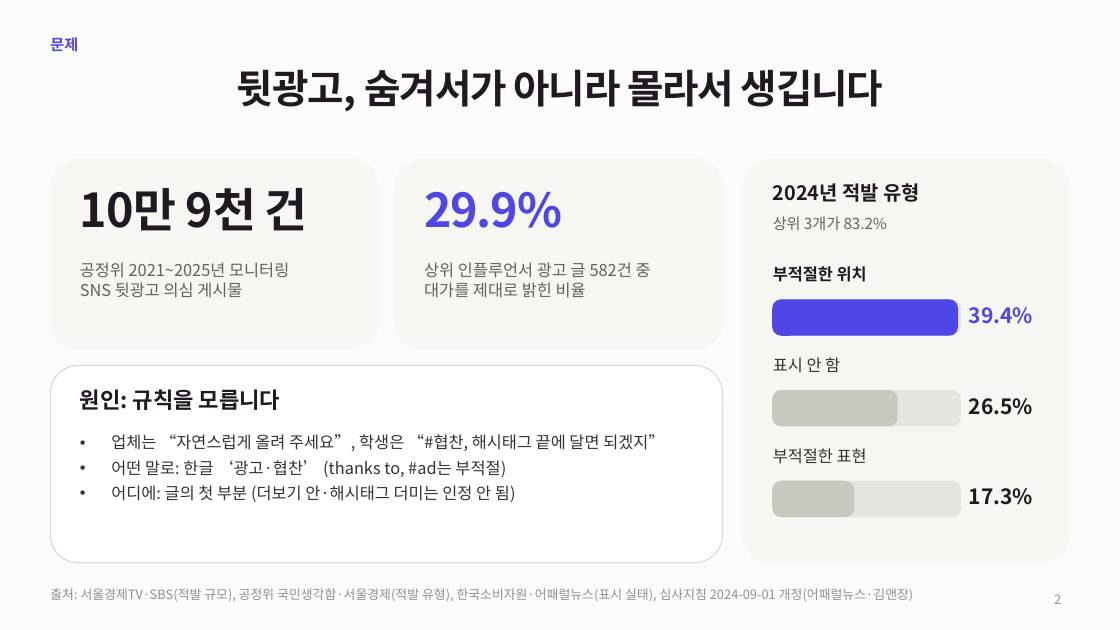
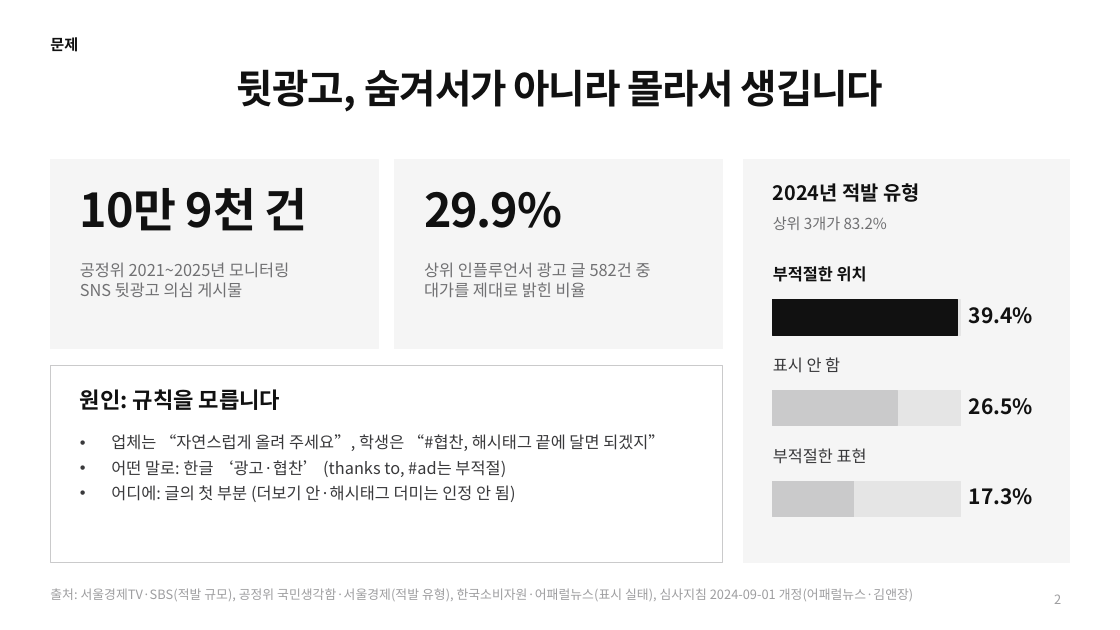
Before and after one commit to lee-changyeon/adcheck-vibethon, a slide deck: slide 2 of docs/발표/애드체크_발표.pptx. Drawn at 1120x630 pixels with LibreOffice and Linux fonts; fonts in the diff are those of the drawing. Boxes give left, top, right and bottom in pixels: in the first picture for what was removed or moved away, otherwise in the second. Text is boxed around its words. In the diff, an @@ line names an element or a change of style, - is before the commit and + after.

```diff
--- a/docs/발표/애드체크_발표.pptx
+++ b/docs/발표/애드체크_발표.pptx
@@ background #FBFBF9 to #FFFFFF @@
@@ rounded rectangle to rectangle; fill #F6F6F3 to #F5F5F5; outline #F6F6F3 1 pt to #F5F5F5 1 pt in 3 elements at (50, 160, 378, 349), (395, 160, 723, 349), (744, 160, 1070, 563) @@
@@ text colour #62625B to #707072 in 3 elements at (80, 262, 289, 297), (424, 262, 651, 297), (773, 216, 887, 230) @@
@@ text colour #4F46E5 to #111111 in 3 elements at (50, 37, 78, 52), (424, 191, 562, 228), (969, 307, 1033, 324) @@
@@ rectangle at (773, 300, 958, 335): rounded rectangle to rectangle; fill #4F46E5 to #111111; outline #4F46E5 1 pt to #111111 1 pt @@
@@ rectangle at (50, 365, 723, 563): rounded rectangle to rectangle; outline #DADAD3 1 pt to #CACACB 1 pt @@
@@ rectangle at (773, 391, 897, 426): rounded rectangle to rectangle; fill #C8C8C1 to #CACACB; outline #C8C8C1 1 pt to #CACACB 1 pt @@
@@ text colour #211922 to #111111 in 7 elements at (237, 69, 883, 112), (80, 188, 308, 231), (80, 389, 280, 410), (773, 183, 921, 202), (773, 266, 867, 282), (969, 398, 1033, 415), (969, 488, 1033, 505) @@
@@ rounded rectangle to rectangle; fill #E5E5E0 to #E5E5E5; outline #E5E5E0 1 pt to #E5E5E5 1 pt in 3 elements at (773, 300, 960, 335), (773, 391, 960, 426), (773, 481, 960, 517) @@
@@ rectangle at (773, 481, 854, 517): rounded rectangle to rectangle; fill #C8C8C1 to #CACACB; outline #C8C8C1 1 pt to #CACACB 1 pt @@
@@ text "출처: 서울경제TV·SBS(적발 규모), 공정위 국민생각함·서울경제(적발 ..." at (50, 588, 913, 601): text colour #91918C to #9E9EA0 @@
@@ page number at (1054, 594, 1061, 604): text colour #91918C to #9E9EA0 @@
```
Also in this commit, not shown: 9 other slides changed, 2 other files.
